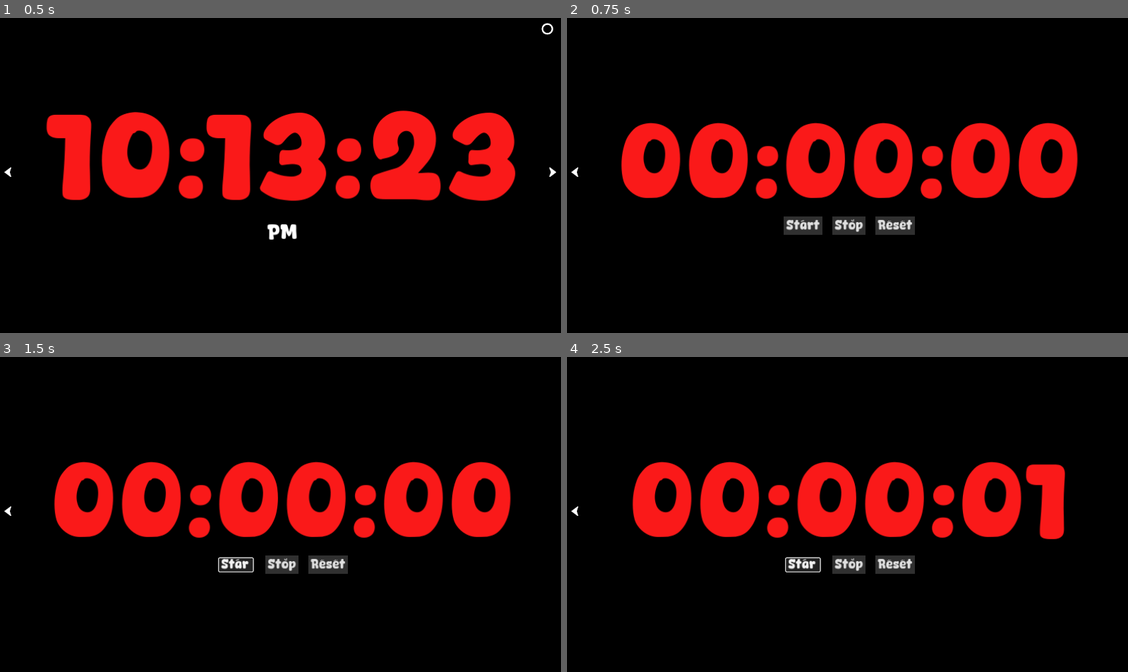
Above: before the commit, frames 1-4 (two rows, left to right).
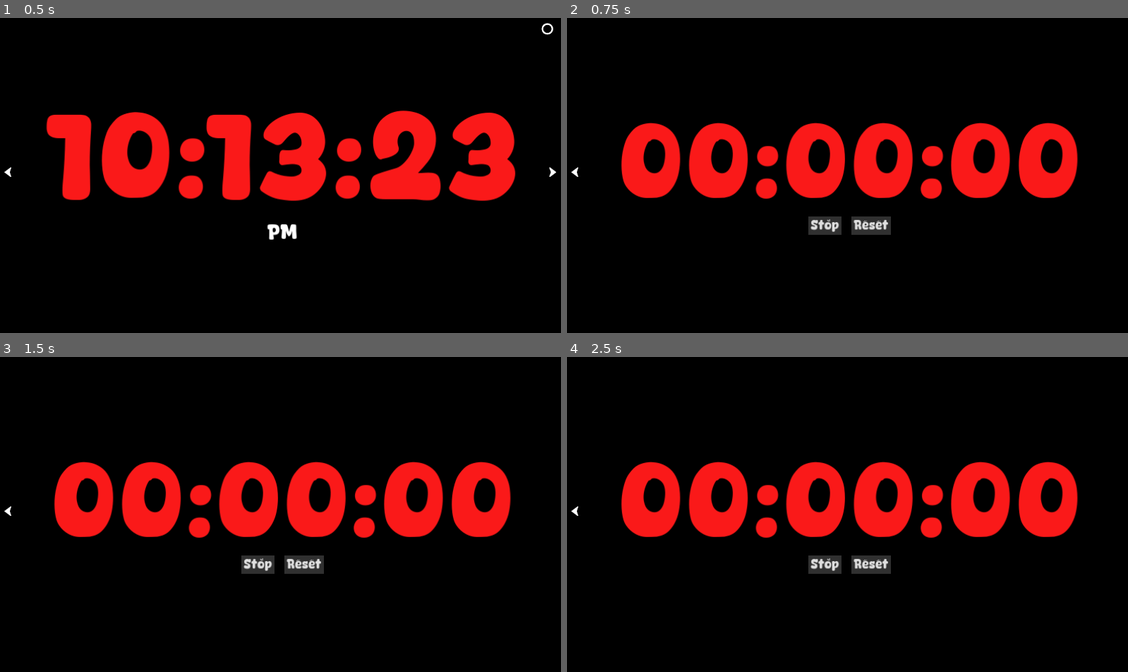
Above: after the commit, the same moments.

Repository: cold-atom/MinTime
Game: Godot game, scene res://main.tscn
Two runs of this game, one before a commit and one after it. Both use one fixed random seed, a clock stepped at 60 frames per second and the inputs below.
Inputs (mouse positions are in pixels of both pictures, inside the frame that each line leads up to):
- Up to frame 1 (0.5 s): no input
- Up to frame 2 (0.75 s): click (1122, 175) at 0.5 s
- Up to frame 3 (1.5 s): click (235, 564) at 1.25 s, where only the run before the commit has a clickable "Start"
- Up to frame 4 (2.5 s): click (802, 564) at 2 s, where only the run before the commit has a clickable "Start"

Frame 1 is identical in both runs. In frame 2, 1.1% of the frame differs, in the area x 38-63%, y 63-69%; in frame 3, 1.1%; in frame 4, 11%, in the area x 9-92%, y 33-69%.

Commit message:
stopwatch start button

Diff:
--- a/stop_watch.tscn
+++ b/stop_watch.tscn
@@ -54,11 +54,6 @@
 theme = SubResource("Theme_vu07d")
 alignment = 1
 
-[node name="Start" type="Button" parent="VBoxContainer/HBoxContainer"]
-layout_mode = 2
-theme = ExtResource("3_3gmnw")
-text = "Start"
-
 [node name="Stop" type="Button" parent="VBoxContainer/HBoxContainer"]
 layout_mode = 2
 theme = ExtResource("3_3gmnw")
@@ -90,7 +85,6 @@
 texture_normal = ExtResource("4_8lggi")
 flip_h = true
 
-[connection signal="pressed" from="VBoxContainer/HBoxContainer/Start" to="." method="_on_start_pressed"]
 [connection signal="pressed" from="VBoxContainer/HBoxContainer/Stop" to="." method="_on_stop_pressed"]
 [connection signal="pressed" from="VBoxContainer/HBoxContainer/Reset" to="." method="_on_reset_pressed"]
 [connection signal="pressed" from="Control/Left" to="Control" method="_on_left_pressed"]
